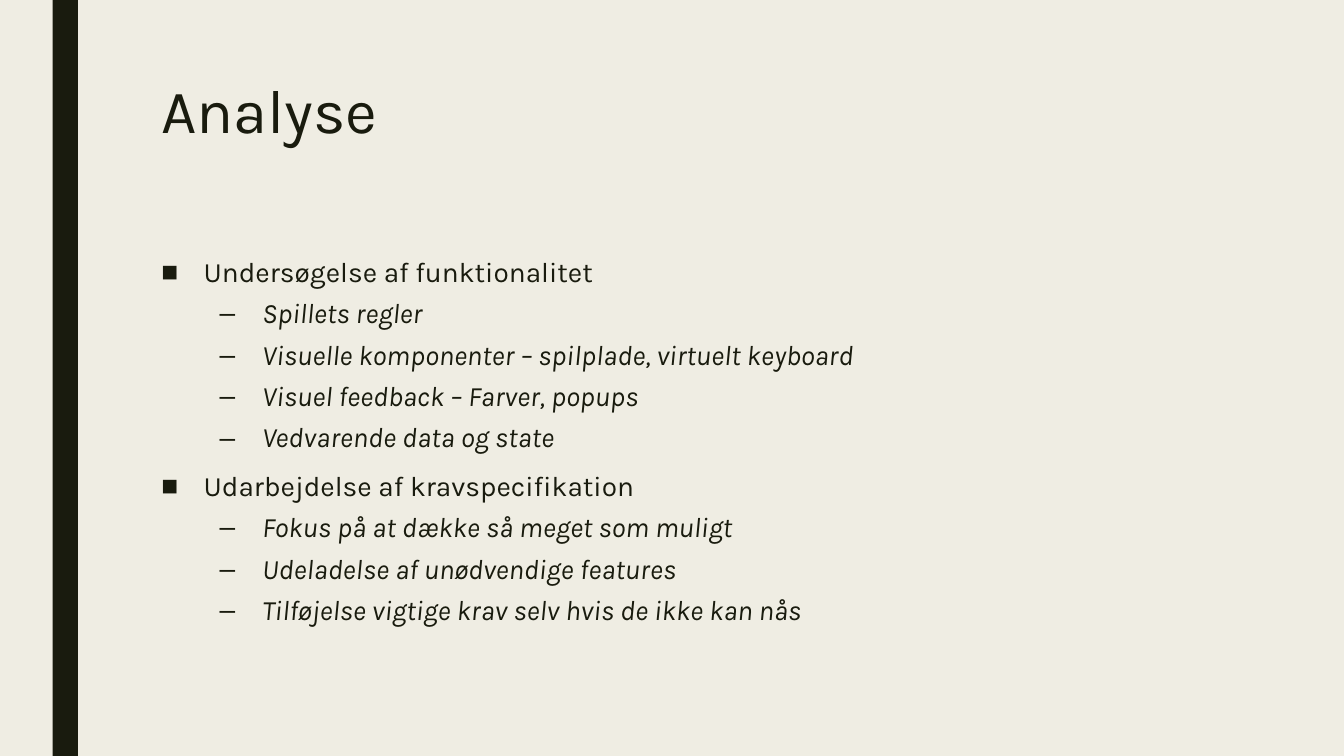
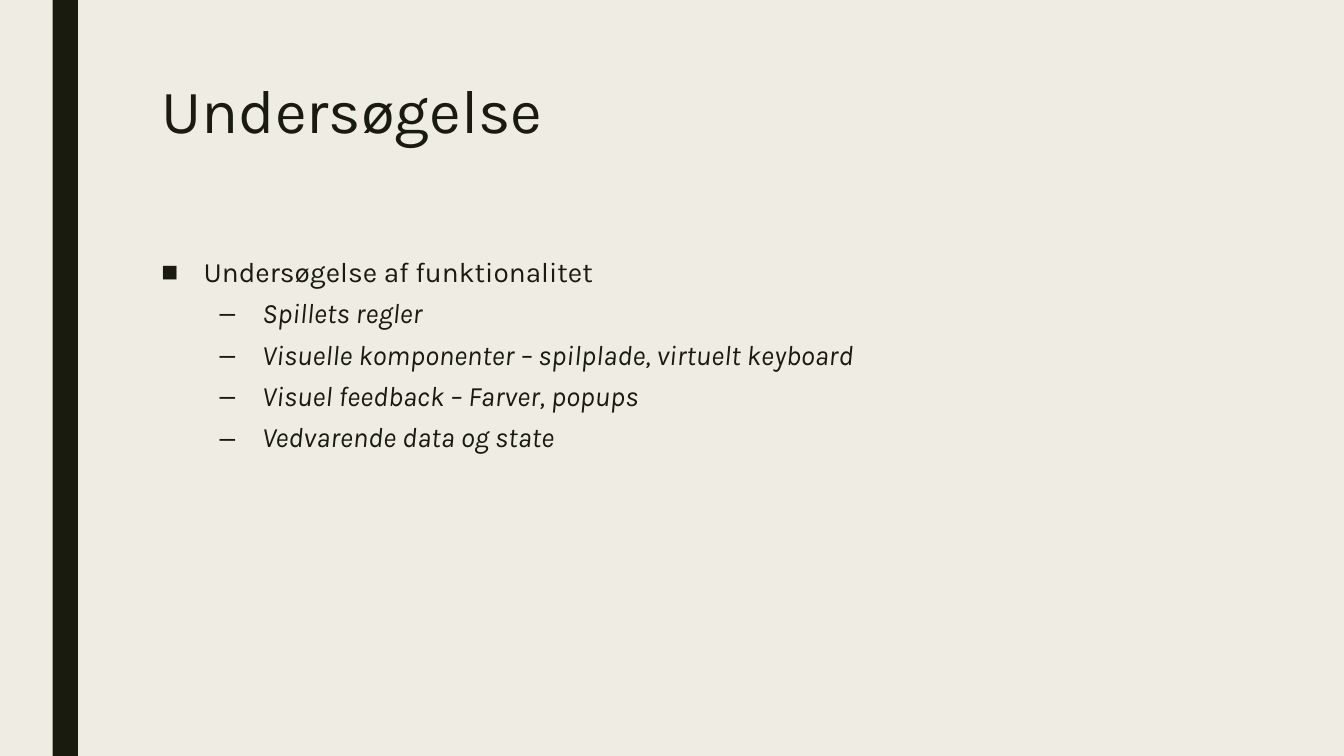
Before and after one commit to PeterHHartmann/SPAC-2-Wordle, a slide deck: slide 3 of docs/præsentation.pptx. Drawn at 1344x756 pixels with LibreOffice and Linux fonts; fonts in the diff are those of the drawing. Boxes give left, top, right and bottom in pixels: in the first picture for what was removed or moved away, otherwise in the second. Text is boxed around its words. In the diff, an @@ line names an element or a change of style, - is before the commit and + after.

```diff
--- a/docs/præsentation.pptx
+++ b/docs/præsentation.pptx
@@ title at <box>161,91,542,148</box>: text changed @@
-Analyse
+Undersøgelse
@@ text at <box>204,476,802,627</box>: paragraphs removed @@
-■ Udarbejdelse af kravspecifikation
-  – Fokus på at dække så meget som muligt
-  – Udeladelse af unødvendige features
-  – Tilføjelse vigtige krav selv hvis de ikke kan nås
```
Also in this commit, not shown: 1 slide added, 1 other file.
